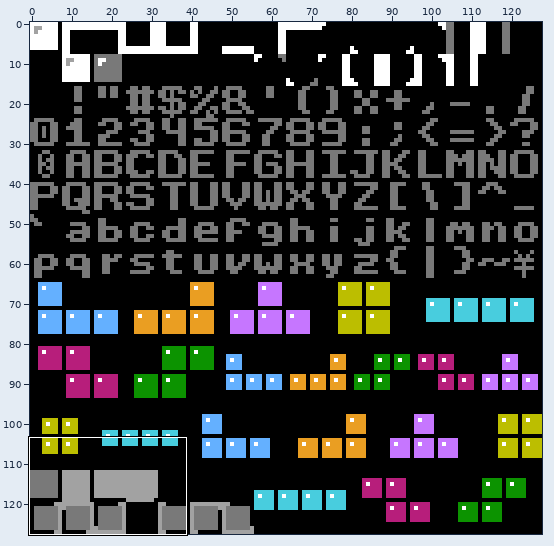
Two states of a pixel-art file, images/tiles2.aseprite. Above, an overview of the earlier version with the close-up marked.
Close-up. Before the commit:
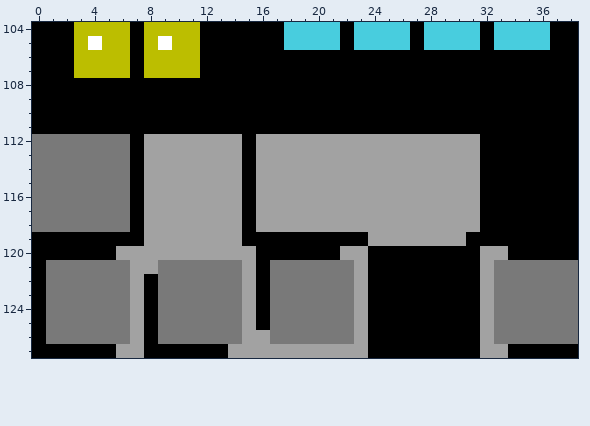
128x128 pixels, 1 frame. Shown: x 0..38, y 104..127.
After the commit:
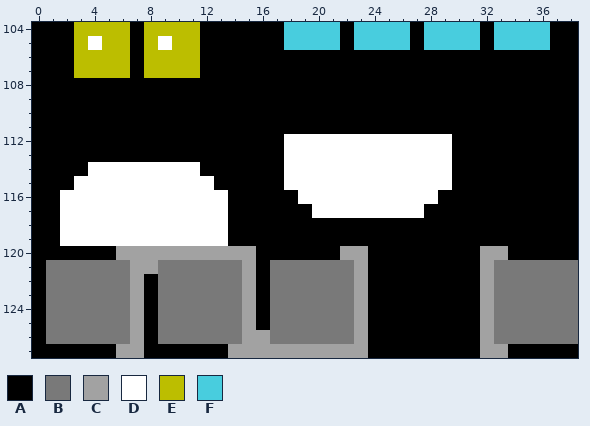
Palette (. is transparent): A #000000  B #797979  C #a2a2a2  D #ffffff  E #bcbe00  F #48cdde
Diff:
y 112..113: x 0..6 BBBBBBB -> AAAAAAA; x 8..14 CCCCCCC -> AAAAAAA; x 16..31 CCCCCCCCCCCCCCCC -> AADDDDDDDDDDDDAA
y 114: x 0..14 BBBBBBBACCCCCCC -> AAAADDDDDDDDAAA; x 16..31 CCCCCCCCCCCCCCCC -> AADDDDDDDDDDDDAA
y 115: x 0..14 BBBBBBBACCCCCCC -> AAADDDDDDDDDDAA; x 16..31 CCCCCCCCCCCCCCCC -> AADDDDDDDDDDDDAA
y 116: x 0..14 BBBBBBBACCCCCCC -> AADDDDDDDDDDDDA; x 16..31 CCCCCCCCCCCCCCCC -> AAADDDDDDDDDDAAA
y 117: x 0..14 BBBBBBBACCCCCCC -> AADDDDDDDDDDDDA; x 16..31 CCCCCCCCCCCCCCCC -> AAAADDDDDDDDAAAA
y 118: x 0..14 BBBBBBBACCCCCCC -> AADDDDDDDDDDDDA; x 16..31 CCCCCCCCCCCCCCCC -> AAAAAAAAAAAAAAAA
y 119: x 2..14 AAAAAACCCCCCC -> DDDDDDDDDDDDA; x 24..30 CCCCCCC -> AAAAAAA
